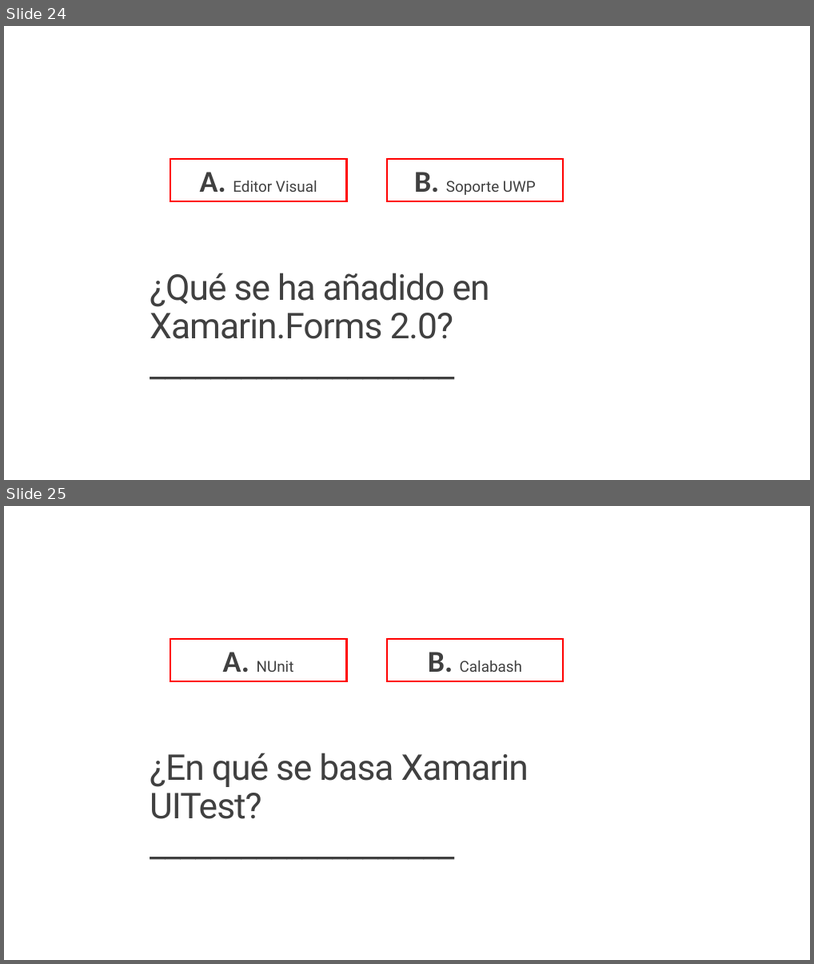
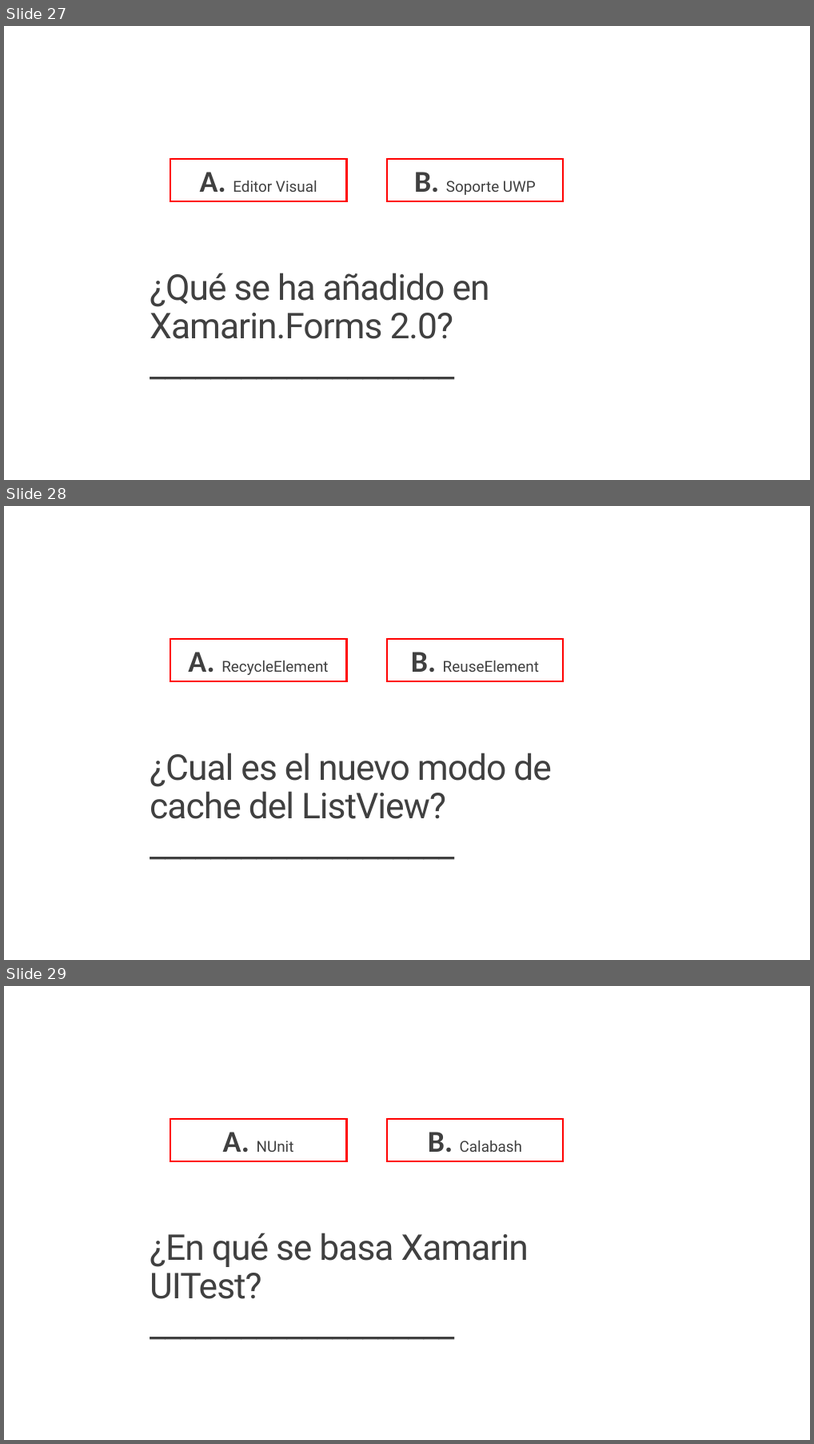
Before and after one commit to jsuarezruiz/Events, a slide deck: Xamarin 4 Party/03. Xamarin 4 Contest.pptx. Shown one above the other, each under a label of ours: slides 24 and 25 before the commit, slides 27, 28 and 29 after it. The pictures are 814x964 and 814x1444 pixels, drawn with LibreOffice and Linux fonts; fonts in the diff are those of the drawing. Boxes give left, top, right and bottom in pixels: in the first picture for what was removed or moved away, otherwise in the second. Text is boxed around its words. In the diff, an @@ line names an element or a change of style, - is before the commit and + after.

```diff
--- a/Xamarin 4 Party/03. Xamarin 4 Contest.pptx
+++ b/Xamarin 4 Party/03. Xamarin 4 Contest.pptx
@@ slide 28 added at box(4, 506, 810, 960), background #FFFFFF @@
@@ rectangle added at box(170, 639, 347, 681), outline #FF0000 2.25 pt, 18 pt, text #404040 @@
+A. RecycleElement
@@ rectangle added at box(387, 639, 563, 681), outline #FF0000 2.25 pt, 18 pt, text #404040 @@
+B. ReuseElement
@@ title added at box(150, 752, 552, 819), 42.3 pt, text #404040 @@
+¿Cual es el nuevo modo de cache del ListView?
+____________________
@@ what was slide 24 is now slide 27 @@
@@ what was slide 25 is now slide 29 @@
```
Also in this commit, not shown: 7 other slides added, 22 other files.
